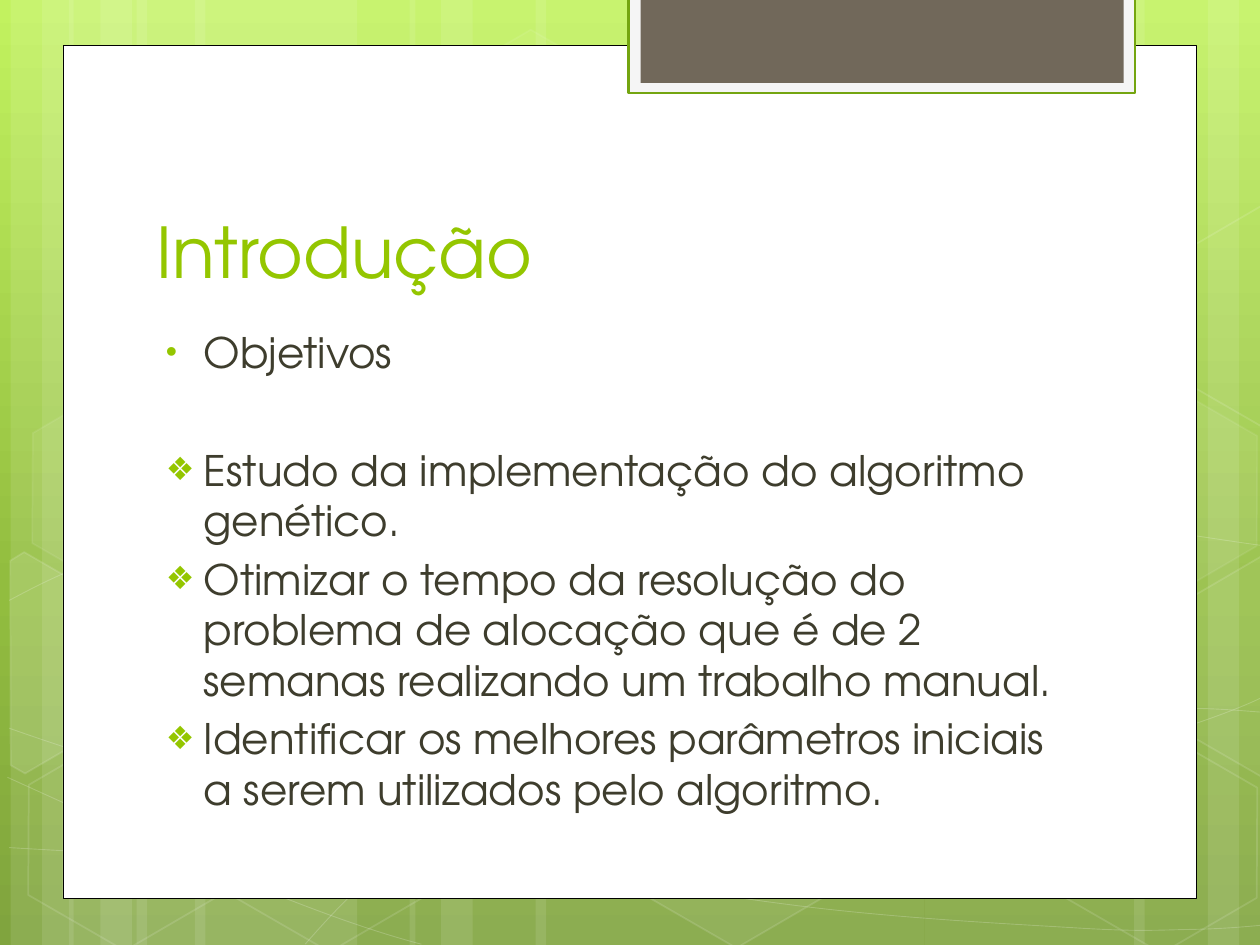
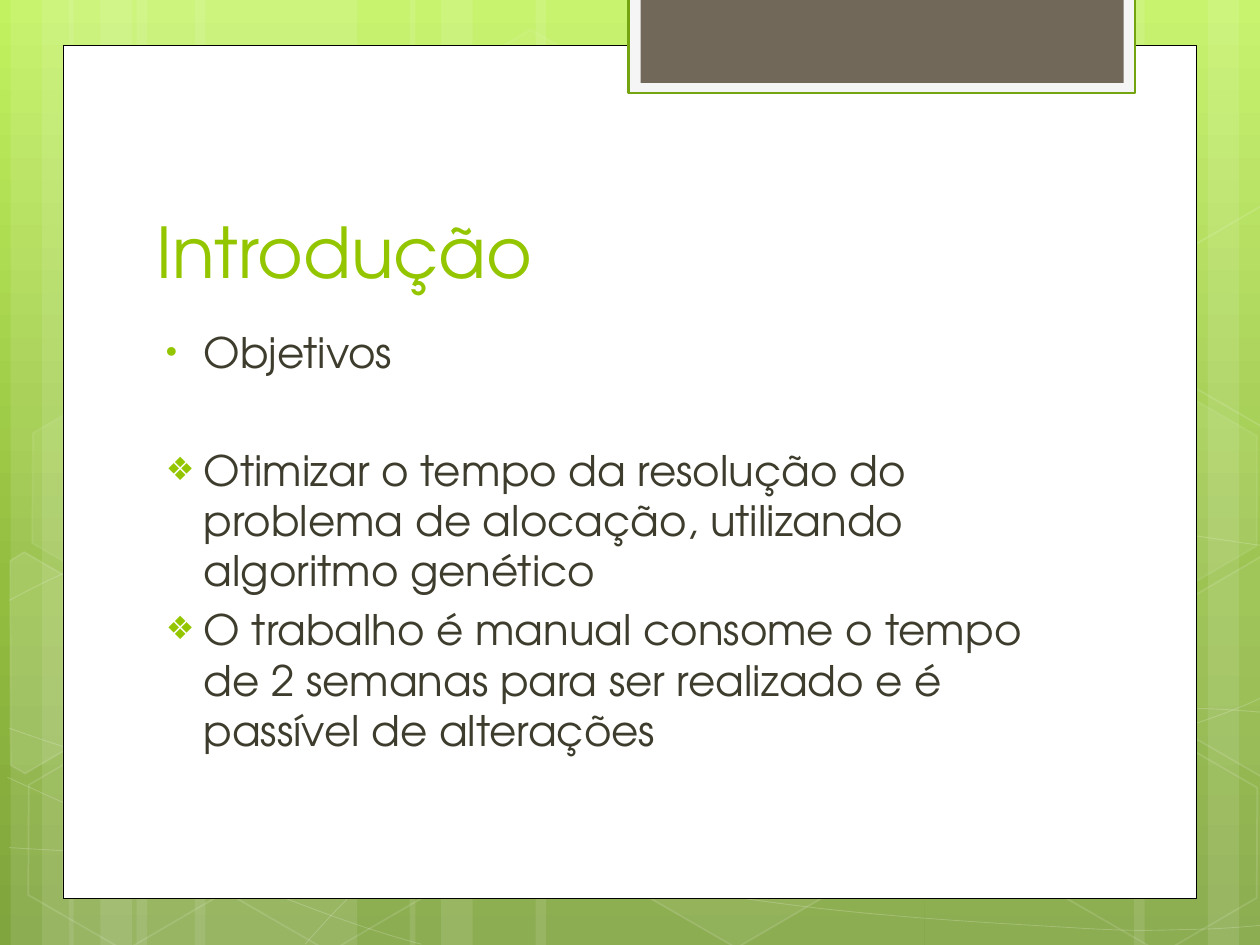
Before and after one commit to alexandregme/tcc2, a slide deck: slide 4 of Apresentação.pptx (slide 5 before the commit). Drawn at 1260x945 pixels with LibreOffice and Linux fonts; fonts in the diff are those of the drawing. Boxes give left, top, right and bottom in pixels: in the first picture for what was removed or moved away, otherwise in the second. Text is boxed around its words. In the diff, an @@ line names an element or a change of style, - is before the commit and + after.

```diff
--- a/Apresentação.pptx
+++ b/Apresentação.pptx
@@ text at <box>204,454,1022,757</box>: text changed @@
-❖ Estudo da implementação do algoritmo genético.
-❖ Otimizar o tempo da resolução do problema de alocação que é de 2 semanas realizando um trabalho manual.
-❖ Identificar os melhores parâmetros iniciais a serem utilizados pelo algoritmo.
+❖ Otimizar o tempo da resolução do problema de alocação, utilizando algoritmo genético
+❖ O trabalho é manual consome o tempo de 2 semanas para ser realizado e é passível de alterações
```
Also in this commit, not shown: 11 other slides changed, 6 slides added, 3 slides removed, 2 other files.
